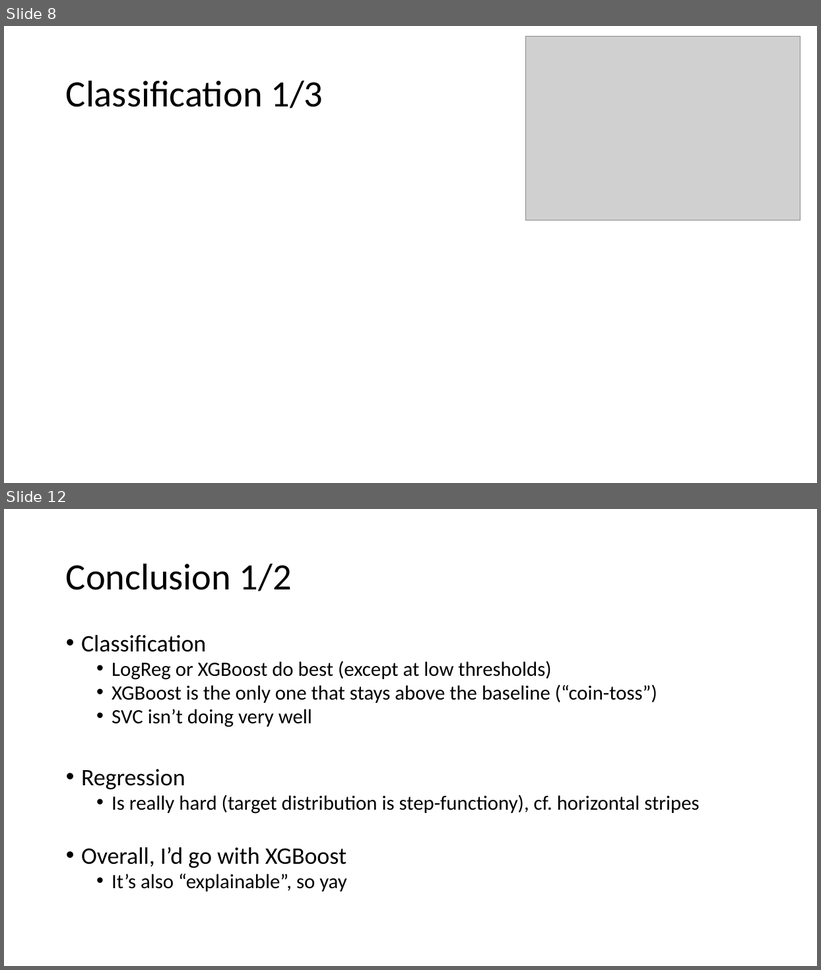
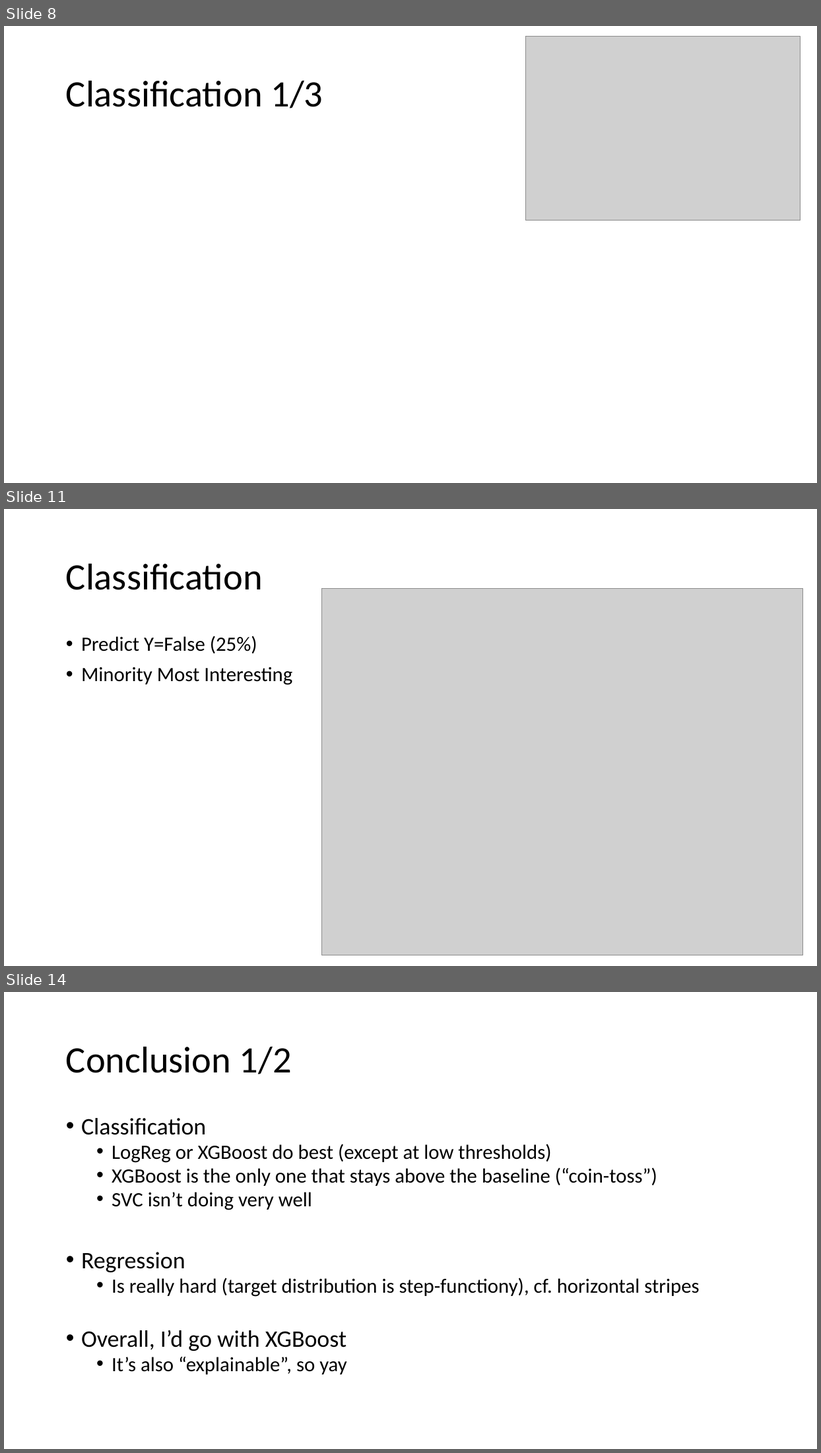
Before and after one commit to vhffm/biological-data, a slide deck: bio_slides.pptx. Shown one above the other, each under a label of ours: slides 8 and 12 before the commit, slides 8, 11 and 14 after it; the slides between them are not shown. The pictures are 821x970 and 821x1453 pixels, drawn with LibreOffice and Linux fonts; fonts in the diff are those of the drawing; grey boxes stand for pictures. Boxes give left, top, right and bottom in pixels: in the first picture for what was removed or moved away, otherwise in the second. Text is boxed around its words. In the diff, an @@ line names an element or a change of style, - is before the commit and + after.

Commit message:
feat: focus on minority class

```diff
--- a/bio_slides.pptx
+++ b/bio_slides.pptx
@@ slide 11 added at (4,509,817,966), background #FFFFFF @@
@@ title added at (66,563,263,590), 44 pt, text #000000 @@
+Classification
@@ picture added at (322,589,803,956) @@
@@ text added at (81,636,292,685), 24 pt, text #000000 @@
+• Predict Y=False (25%)
+• Minority Most Interesting
@@ what was slide 12 is now slide 14 @@
```
Also in this commit, not shown: 2 slides changed, 1 other slide added, 2 other files.
